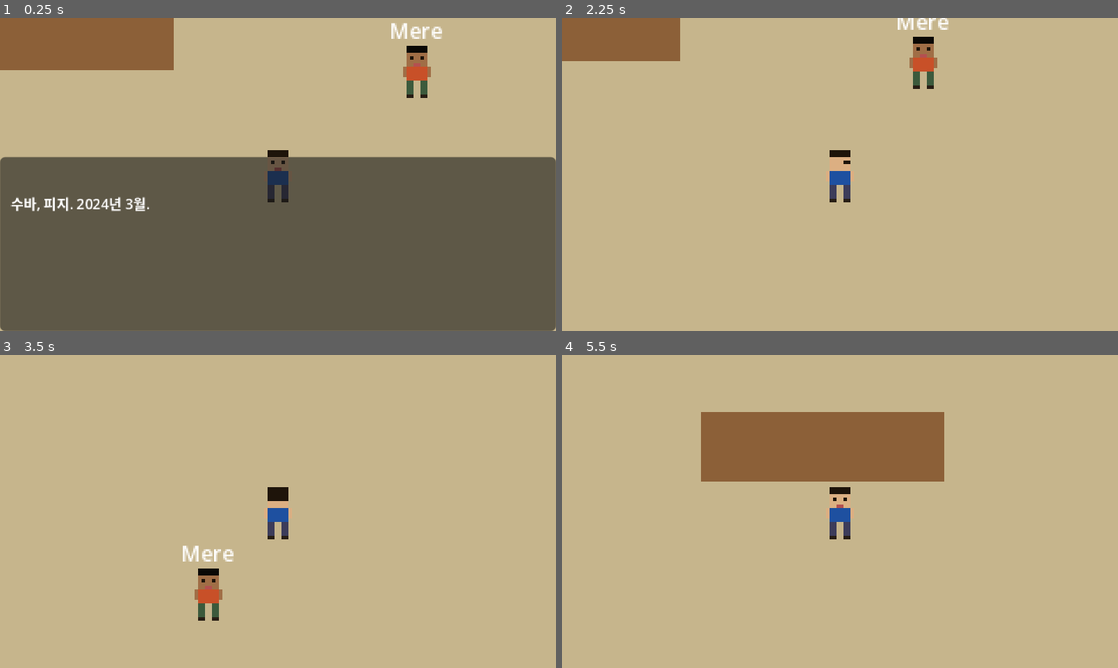
Above: before the commit, frames 1-4 (two rows, left to right).
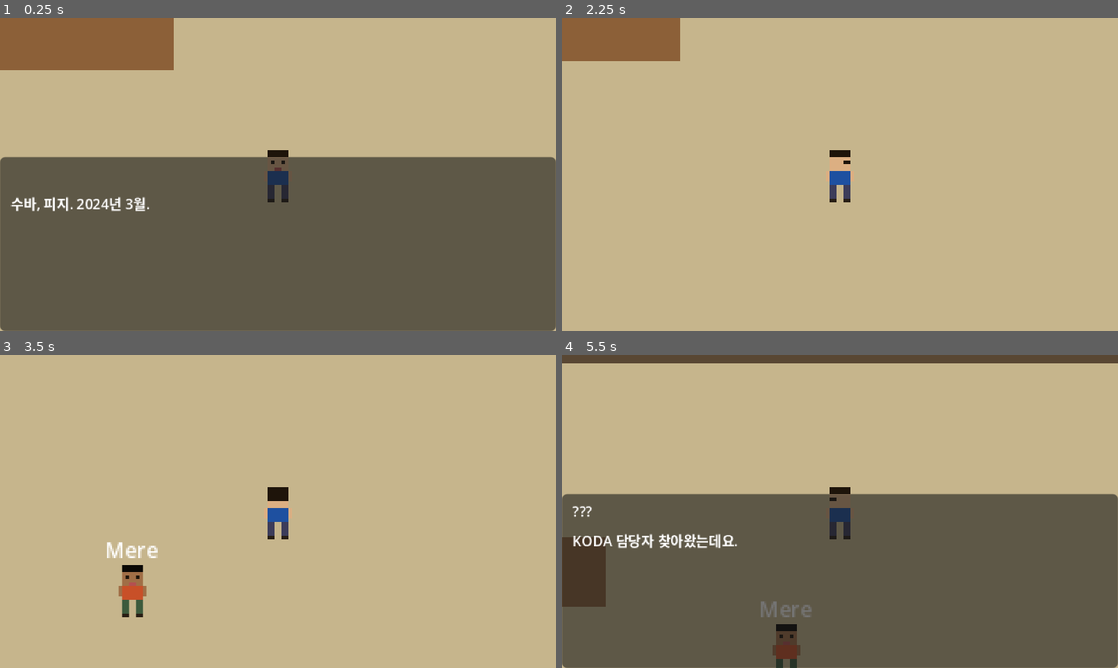
Above: after the commit, the same moments.

Repository: amnotyoung/idc-game
Game: Godot game, scene res://scenes/world/chapter1_office.tscn
Same seed, same stepped clock (60 frames per second), same inputs: the game is played once before the commit and once after it.
Inputs:
- Up to frame 1 (0.25 s): no input
- Up to frame 2 (2.25 s): tap Enter (ui_accept) at 0.5, 0.77, 1.25, 1.52, 2 s; hold Right (ui_right) 0.53-1.28 s; hold Down (ui_down) 1.28-2.03 s; hold Right (ui_right) from 2.03 s (still down)
- Up to frame 3 (3.5 s): release Right (ui_right) at 2.78 s; hold Up (ui_up) from 2.78 s (still down); tap Enter (ui_accept) at 3.02 s
- Up to frame 4 (5.5 s): release Up (ui_up) at 3.53 s; hold Left (ui_left) 3.53-5.03 s; tap Enter (ui_accept) at 3.77, 4.52 s; hold Down (ui_down) from 5.03 s (still down)

The runs differ from the first frame. In frame 1, 0.9% of the frame differs, in the area x 70-80%, y 1-26%; in frame 2, 0.8%; in frame 3, 1.7%; in frame 4, 68%, in the area x 0-100%, y 0-100%.

Commit message:
Mere walks in from door after opening narration
- Mere 시작 위치를 상단 문(160, 18)으로 변경
- 오프닝 대화 종료 후 Tween으로 플레이어 근처까지 걸어옴
- 도착 후 ch1_mere_entrance 대화 자동 시작

Diff:
--- a/scenes/world/chapter1_office.tscn
+++ b/scenes/world/chapter1_office.tscn
@@ -104,7 +104,7 @@
 
 ; ─── NPC: Mere ───
 [node name="Mere" type="CharacterBody2D" parent="."]
-position = Vector2(200, 80)
+position = Vector2(160, 18)
 script = ExtResource("2")
 npc_id = "mere"
 dialogue_id = "ch1_mere_entrance"
--- a/scripts/world/chapter1_office.gd
+++ b/scripts/world/chapter1_office.gd
@@ -1,6 +1,21 @@
 extends Node
 
+@onready var mere: CharacterBody2D   = get_parent().get_node("Mere")
+@onready var player: CharacterBody2D = get_parent().get_node("Player")
+
 func _ready() -> void:
-	# 씬 시작 시 오프닝 대화 자동 실행
 	await get_tree().process_frame
+	# 오프닝 내레이션 시작
+	DialogueManager.dialogue_ended.connect(_on_opening_ended, CONNECT_ONE_SHOT)
 	DialogueManager.start("ch1_arrival")
+
+func _on_opening_ended() -> void:
+	# 오프닝 끝 → Mere가 문에서 플레이어 쪽으로 걸어옴
+	var target = Vector2(player.position.x + 22, player.position.y - 18)
+	var tween = get_tree().create_tween()
+	tween.tween_property(mere, "position", target, 1.8)\
+		 .set_trans(Tween.TRANS_LINEAR)
+	tween.tween_callback(_start_mere_dialogue)
+
+func _start_mere_dialogue() -> void:
+	DialogueManager.start("ch1_mere_entrance")
Not shown, added: assets/sprites/characters/james.png.import
Not shown, added: assets/sprites/characters/lani.png.import
Not shown, added: assets/sprites/characters/mere.png.import
Not shown, added: assets/sprites/characters/player.png.import
Not shown, added: assets/sprites/characters/ratu_josefa.png.import
Not shown, added: assets/sprites/characters/timoci.png.import
